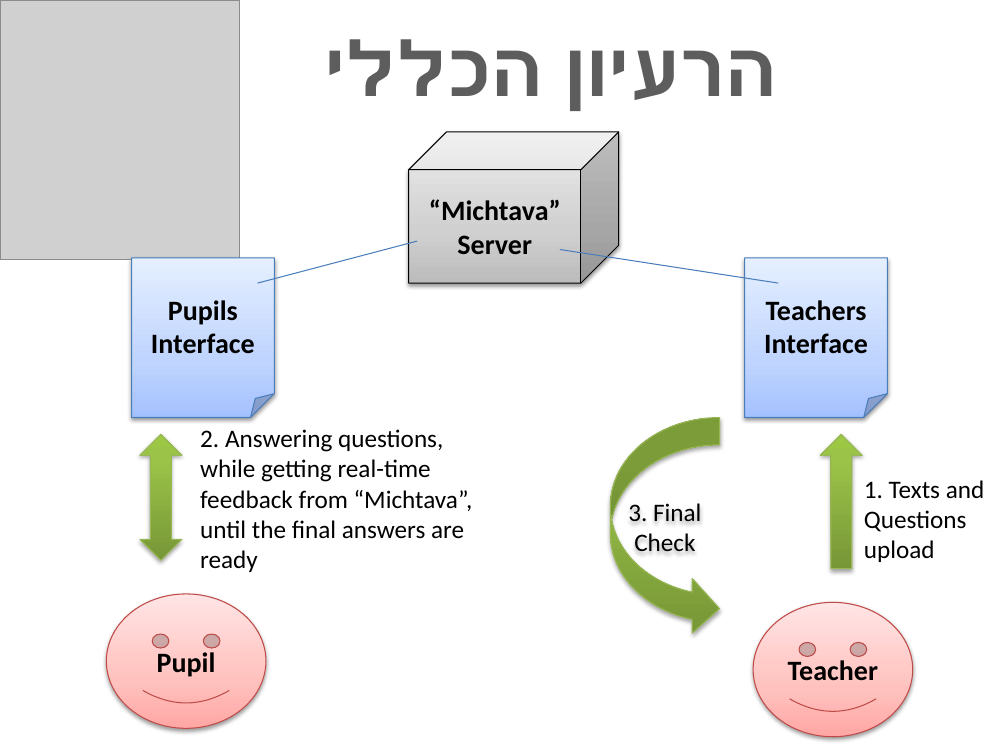
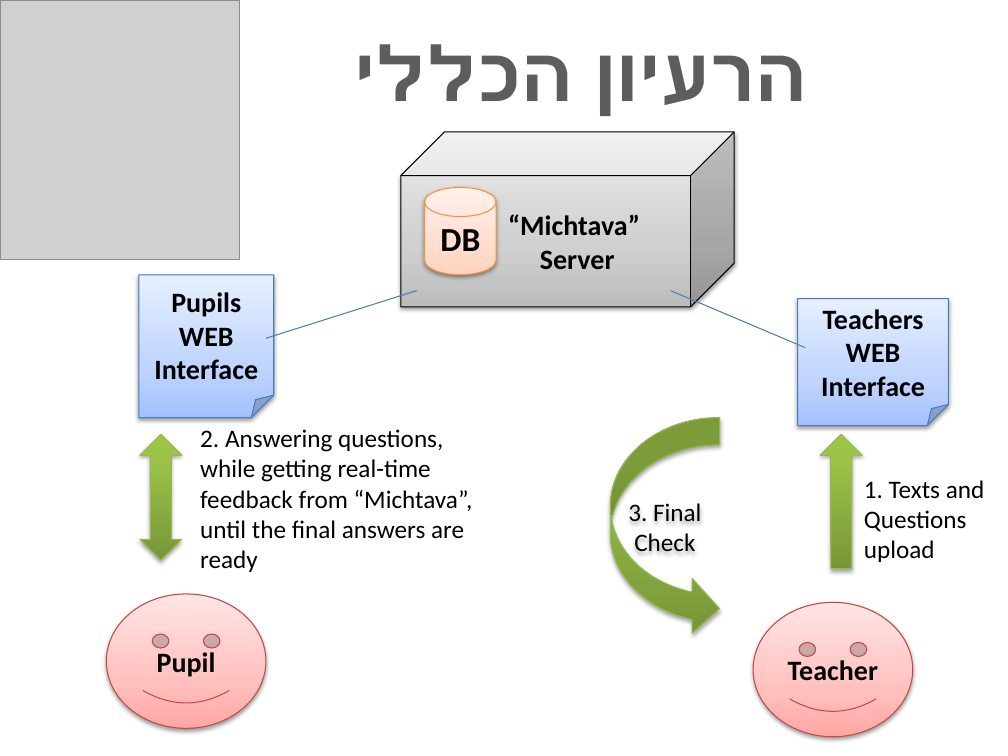
Before and after one commit to roypillar/Michtava, a slide deck: slide 5 of מצגת לסמינר/מצגת הפרויקט.pptx. Drawn at 1008x756 pixels with LibreOffice and Linux fonts; fonts in the diff are those of the drawing; grey boxes stand for pictures; background and template pictures are left out. Boxes give left, top, right and bottom in pixels: in the first picture for what was removed or moved away, otherwise in the second. Text is boxed around its words. In the diff, an @@ line names an element or a change of style, - is before the commit and + after.

```diff
--- a/מצגת לסמינר/מצגת הפרויקט.pptx
+++ b/מצגת לסמינר/מצגת הפרויקט.pptx
@@ text "הרעיון הכללי": place and size @@
-text "הרעיון הכללי" at [564,50,777,111]
+text "הרעיון הכללי" at [594,55,807,116]
@@ cube "“Michtava”": place and size @@
-cube "“Michtava”" at [409,132,619,283]
+cube "“Michtava”" at [401,132,735,307]
@@ cylinder added at [424,187,496,275], fill gradient #FFD2BD to #FFDED0 to #FFF2ED, outline #F69240 0.75 pt, 24 pt, text #000000, bold @@
+DB
@@ text in cube at [508,214,640,269]: text changed @@
-“Michtava” Server
+“Michtava”
+Server
@@ folded corner "Pupils WEB Interface": place and size @@
-folded corner "Pupils WEB Interface" at [132,258,275,417]
+folded corner "Pupils WEB Interface" at [139,275,274,418]
@@ text in folded corner at [154,292,258,380]: text changed @@
-Pupils Interface
+Pupils WEB Interface
@@ line moved from (417, 241) - (258, 283) to (416, 290) - (266, 339) @@
@@ line moved from (560, 250) - (778, 283) to (670, 290) - (805, 348) @@
@@ folded corner "Teachers WEB Interface": place and size @@
-folded corner "Teachers WEB Interface" at [745,258,888,417]
+folded corner "Teachers WEB Interface" at [797,298,949,425]
@@ text in folded corner at [821,309,925,397]: text changed @@
-Teachers Interface
+Teachers WEB Interface
```
Also in this commit, not shown: 7 other slides changed, 4 slides added.
